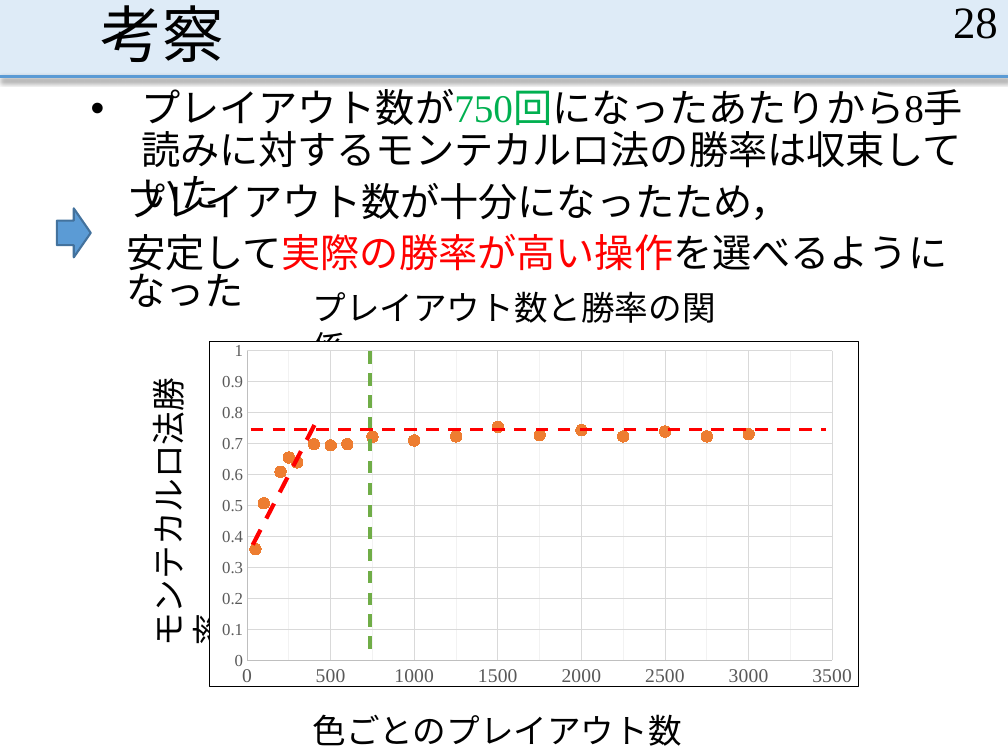
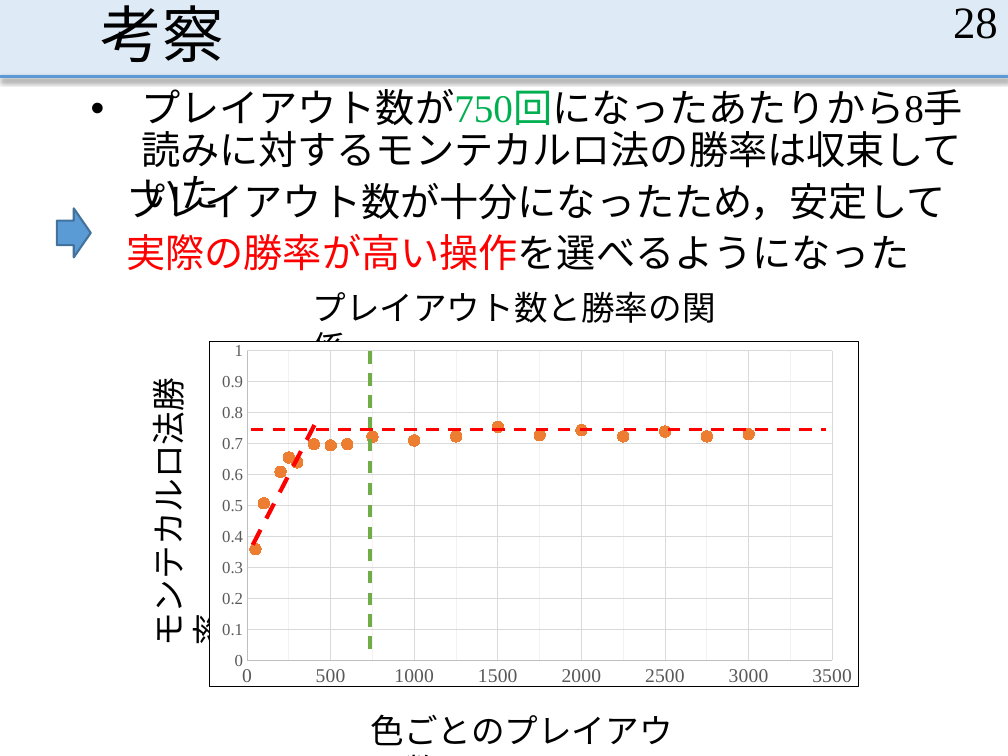
Before and after one commit to MasayaOda/SR, a slide deck: slide 28 of 中間発表1210.pptx. Drawn at 1008x756 pixels with LibreOffice and Linux fonts; fonts in the diff are those of the drawing. Boxes give left, top, right and bottom in pixels: in the first picture for what was removed or moved away, otherwise in the second. Text is boxed around its words. In the diff, an @@ line names an element or a change of style, - is before the commit and + after.

```diff
--- a/中間発表1210.pptx
+++ b/中間発表1210.pptx
@@ text at bbox=[126, 176, 945, 271]: spaces changed @@
-プレイアウト数が十分になったため，
-安定して実際の勝率が高い操作を選べるようになった
+プレイアウト数が十分になったため，安定して
+実際の勝率が高い操作を選べるようになった
@@ text at bbox=[371, 714, 673, 746]: text changed @@
-色ごとのプレイアウト数[回]
+色ごとのプレイアウト数
```
Also in this commit, not shown: 21 other slides changed, 3 slides added.
